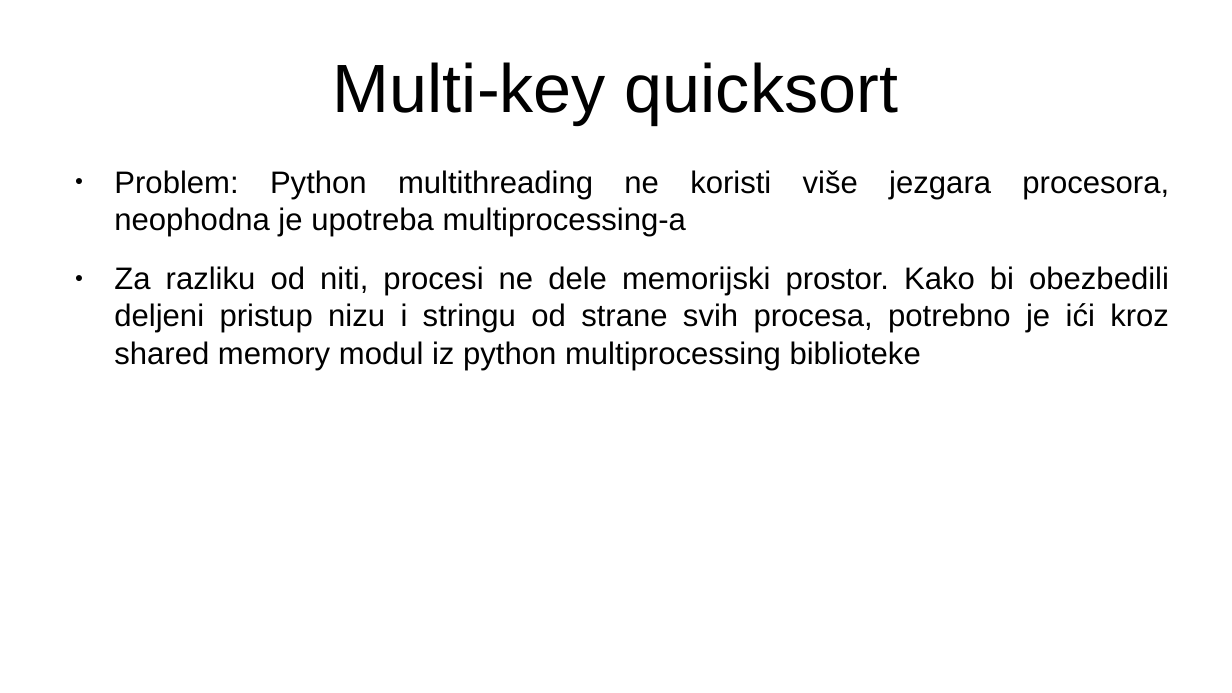
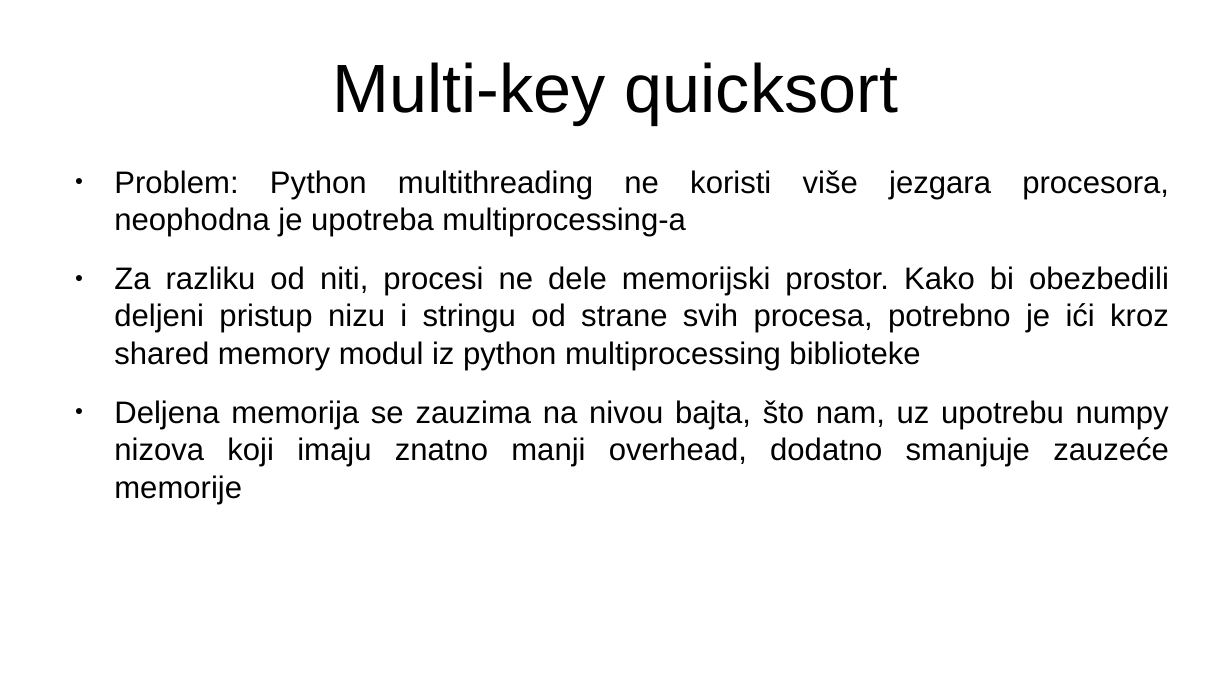
Before and after one commit to MalovicAleksandar/gi2022-ma213375m-projzad4, a slide deck: slide 37 of prezentacija.pptx (slide 36 before the commit). Drawn at 1232x693 pixels with LibreOffice and Linux fonts; fonts in the diff are those of the drawing. Boxes give left, top, right and bottom in pixels: in the first picture for what was removed or moved away, otherwise in the second. Text is boxed around its words. In the diff, an @@ line names an element or a change of style, - is before the commit and + after.

```diff
--- a/prezentacija.pptx
+++ b/prezentacija.pptx
@@ text at (114,400,1169,504): paragraph added @@
+● Deljena memorija se zauzima na nivou bajta, što nam, uz upotrebu numpy nizova koji imaju znatno manji overhead, dodatno smanjuje zauzeće memorije
```
Also in this commit, not shown: 16 other slides changed, 4 slides added.
